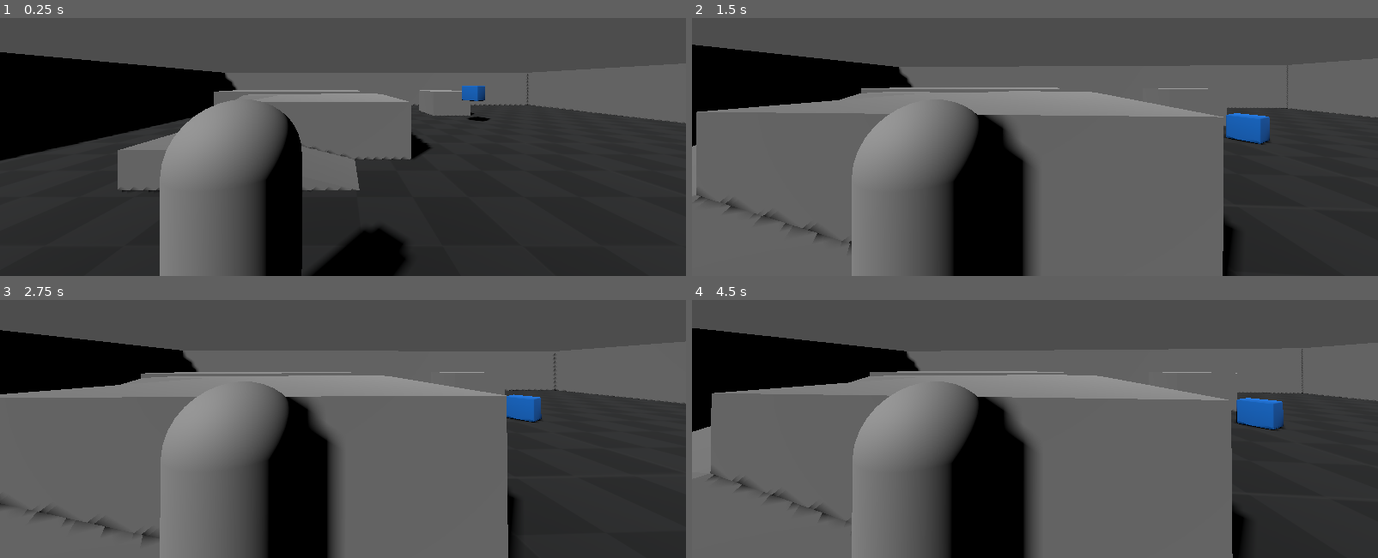
Above: before the commit, frames 1-4 (two rows, left to right).
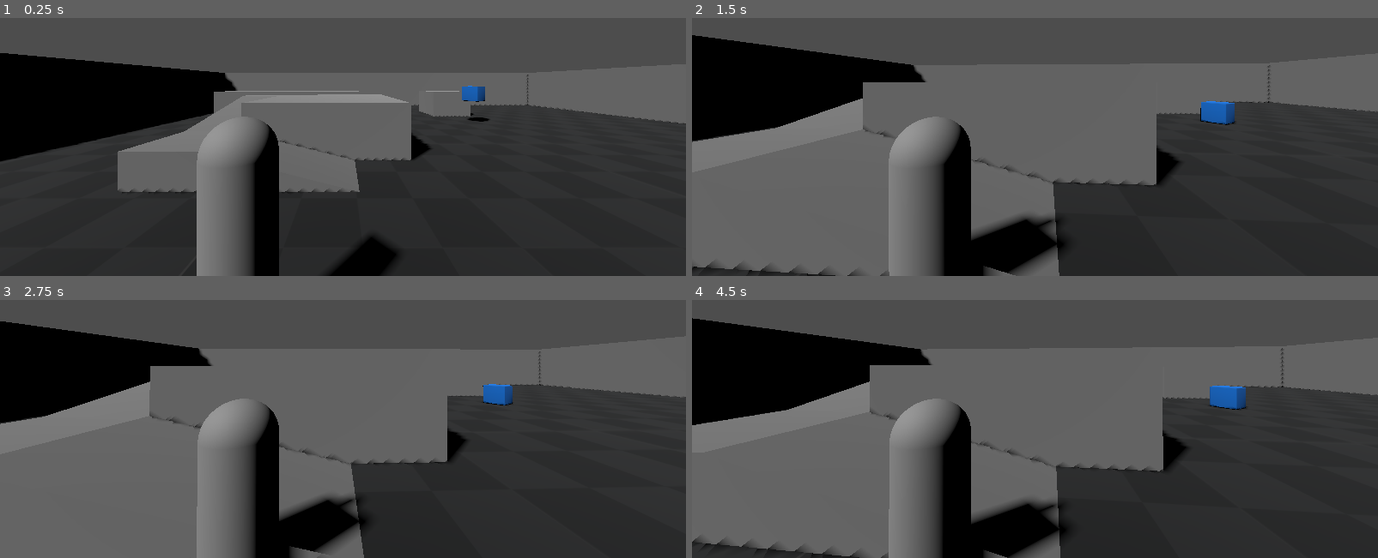
Above: after the commit, the same moments.

Repository: adamvirtualspace-lab/gravity-player
Game: Godot game, scene res://game/player/levels/level_player_test.tscn
Same seed, same stepped clock (60 frames per second), same inputs: the game is played once before the commit and once after it.
Inputs (mouse positions are in pixels of both pictures, inside the frame that each line leads up to):
- Up to frame 1 (0.25 s): no input
- Up to frame 2 (1.5 s): move the mouse to (1069, 82) at 0.52 s; hold W (MoveForward) from 0.53 s (still down); move the mouse to (1000, 85) at 1.27 s
- Up to frame 3 (2.75 s): keep holding W (MoveForward); tap Enter at 2 s; move the mouse to (356, 359) at 2.02 s
- Up to frame 4 (4.5 s): keep holding W (MoveForward); tap Space at 2.75, 4.25 s; move the mouse to (1028, 372) at 2.77 s; tap Enter at 3.5 s; move the mouse to (1083, 369) at 3.52 s; move the mouse to (980, 361) at 4.27 s

The runs differ from the first frame. In frame 1, 7.6% of the frame differs, in the area x 0-100%, y 13-100%; in frame 2, 28%; in frame 3, 26%; in frame 4, 29%, in the area x 0-100%, y 6-100%.

Commit message:
small fix

Diff:
--- a/game/player/player_tpc_gravity.tscn
+++ b/game/player/player_tpc_gravity.tscn
@@ -8,8 +8,12 @@
 rough = true
 
 [sub_resource type="CapsuleShape3D" id="CapsuleShape3D_tplf6"]
+radius = 0.3
+height = 1.7
 
 [sub_resource type="CapsuleMesh" id="CapsuleMesh_6n2mv"]
+radius = 0.3
+height = 1.7
 
 [node name="player_root" type="RigidBody3D" unique_id=703631089]
 axis_lock_angular_x = true
--- a/game/player/player_tpc_gravity_scripts/player_tpc_gravity.gd
+++ b/game/player/player_tpc_gravity_scripts/player_tpc_gravity.gd
@@ -4,6 +4,9 @@
 
 ### ----- Defining Variables Starts Here ----- ###
 ### ----- Defining Variables Starts Here ----- ###
+
+# This is to determine if we are on air
+var is_falling: int = 0
 
 # Movement settings
 var movement_speed: float = 1.0
@@ -16,7 +19,10 @@
 func _ready() -> void:
 	# Get reference to CamPivot_LR where we base our movement direction of
 	CamPivot_LR = get_node("CamPivotManager/CamPivot_RotateLeftRight")
-	linear_damp = 2.0  # Add this - creates friction
+	linear_damp = 4.0  # Add this - creates friction
+
+	# Enable contact monitoring to get if we are on air
+	contact_monitor = true
 
 ### ----- Defining Variables Ends Here ----- ###
 ### ----- Defining Variables Ends Here ----- ###
@@ -26,6 +32,10 @@
 
 # Called every physics frame. 'delta' is the elapsed time since the previous frame.
 func _physics_process(delta: float) -> void:
+	# Check if we are in air
+	is_falling = get_contact_count()# == 0
+	print(is_falling)
+
 
 ### ----- Movement Input Starts Here ----- ###
 
@@ -51,8 +61,8 @@
 		var pivot_right = CamPivot_LR.global_transform.basis.x
 
 		# Flatten the forward vector to the ground plane (ignore Y)
-		pivot_forward.y = 0
-		pivot_forward = pivot_forward.normalized()
+		#pivot_forward.y = 0
+		#pivot_forward = pivot_forward.normalized()
 
 		# Calculate movement direction relative to CamPivot_LR
 		var move_direction = (pivot_forward * input_direction.z) + (pivot_right * input_direction.x)
